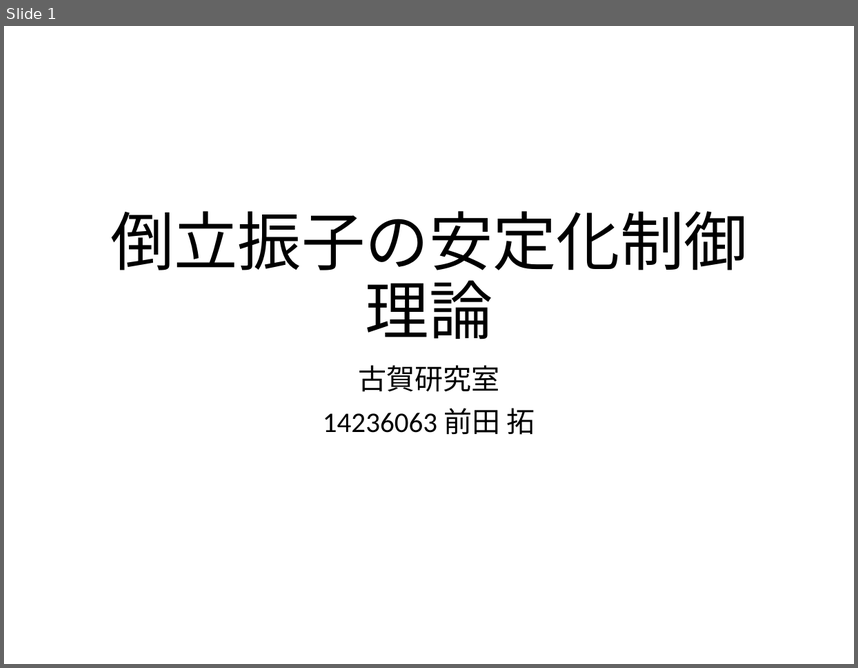
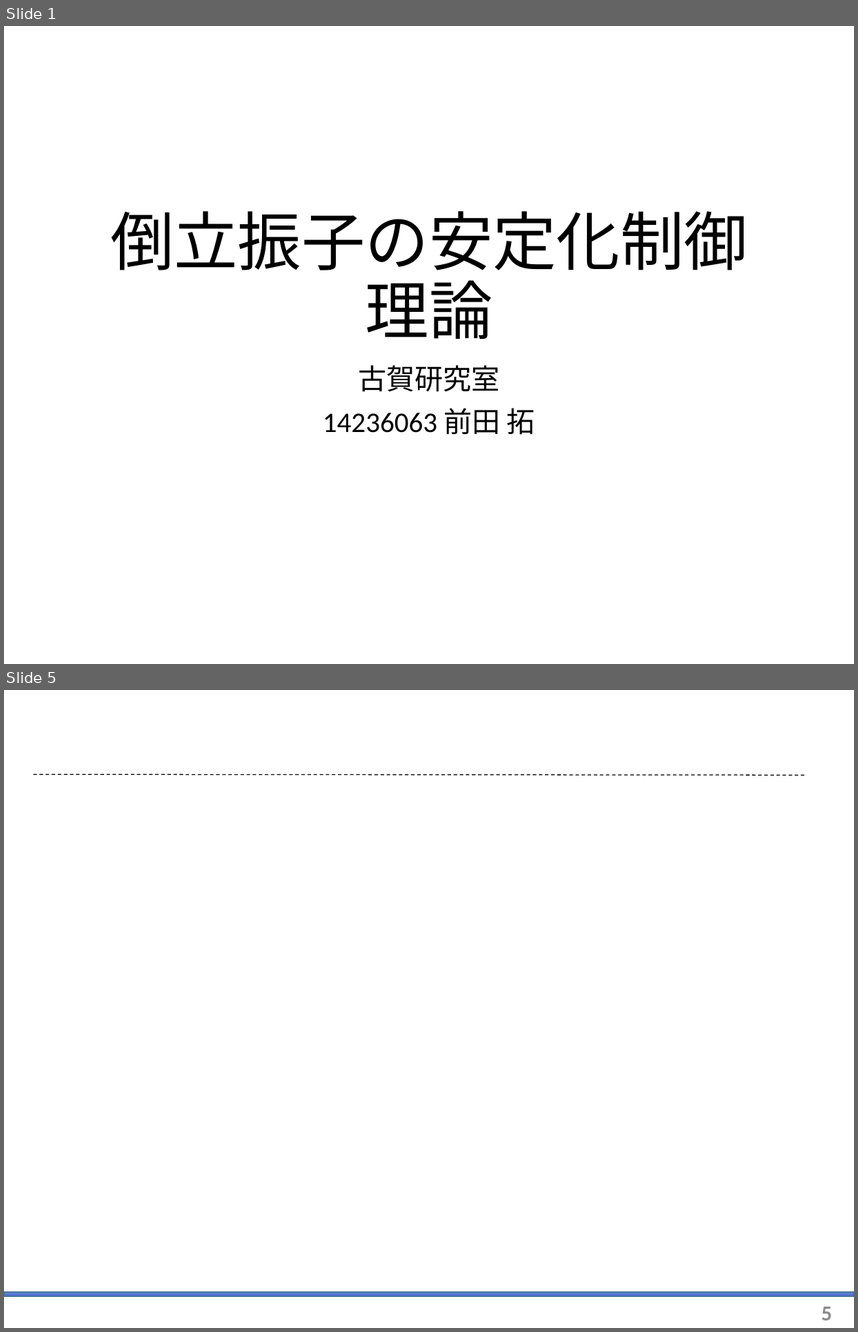
Before and after one commit to arabian9ts/Pendulum, a slide deck: presentation/pendulum_theory.pptx. Shown one above the other, each under a label of ours: slide 1 before the commit, slides 1 and 5 after it; the slides between them are not shown. The pictures are 858x668 and 858x1332 pixels, drawn with LibreOffice and Linux fonts; fonts in the diff are those of the drawing; background and template pictures are left out. Boxes give left, top, right and bottom in pixels: in the first picture for what was removed or moved away, otherwise in the second. Text is boxed around its words. In the diff, an @@ line names an element or a change of style, - is before the commit and + after.

```diff
--- a/presentation/pendulum_theory.pptx
+++ b/presentation/pendulum_theory.pptx
@@ slide 5 added at [4,690,854,1328], background picture (left out) @@
@@ line added from (34, 774) to (806, 775), #000000 0.75 pt dashed @@
@@ rectangle added at [4,1292,854,1296], fill gradient #6666FF to #4A76C6 to #8FAADC, outline #43739E 1 pt @@
@@ page number added at [822,1306,833,1320], 18 pt, text #8C8C8C, bold @@
+5
```
Also in this commit, not shown: 29 slides changed, 1 other slide added, 2 slides removed.
